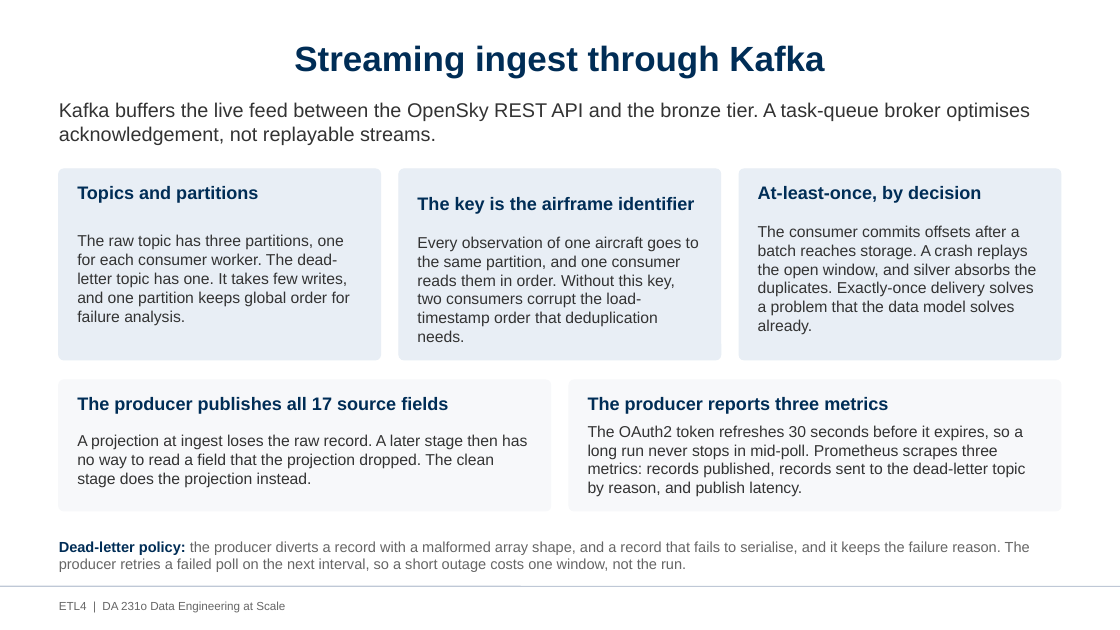
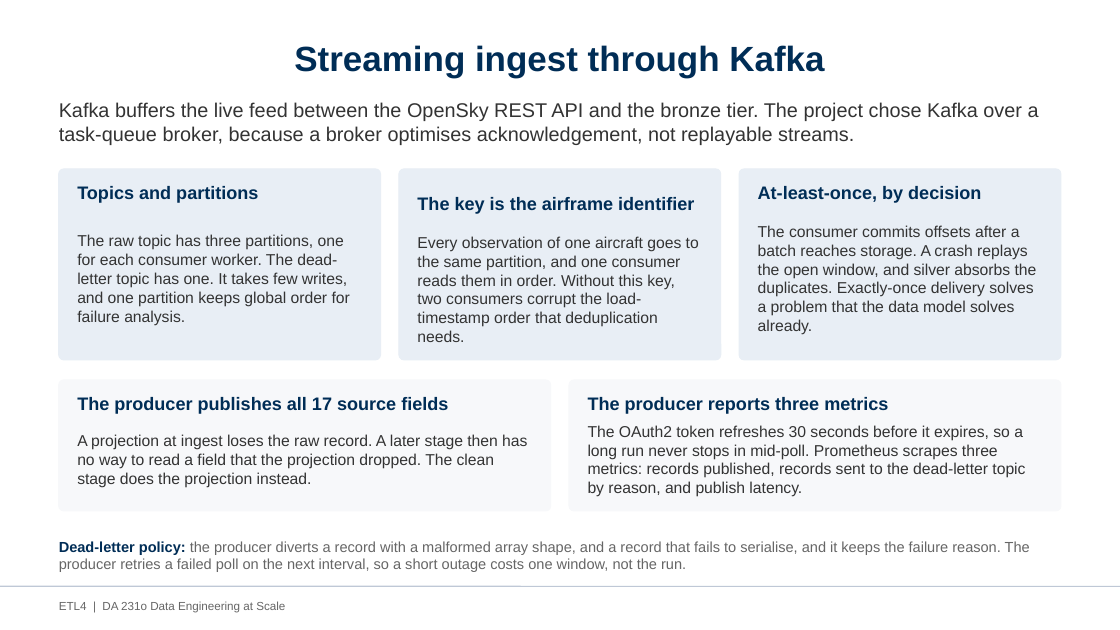
Before and after one commit to AvinashKompalli/Clean-Flight-Paths-from-Noisy-Aircraft-Data-at-Scale, a slide deck: slide 8 of etl4/docs/ETL4_Project_Presentation.pptx. Drawn at 1120x630 pixels with LibreOffice and Linux fonts; fonts in the diff are those of the drawing. Boxes give left, top, right and bottom in pixels: in the first picture for what was removed or moved away, otherwise in the second. Text is boxed around its words. In the diff, an @@ line names an element or a change of style, - is before the commit and + after.

Commit message:
docs(presentation): fix claims the STE rewrite broke, add verbs
The change from passive to active voice forced each sentence to name an
agent, and two of those agents were wrong. The number diff could not see
either fault, because no number changed.

The answer slide said the other two methods dominate kinematic
segmentation everywhere. The smoother does not: it is slower at N0 and
less accurate at N2. Only the baseline dominates at every profile.

The robustness row said the noise ladder injects duplicated records. It
injects jitter, 10 percent loss and 10 percent reordering, and the
reordering applies one permutation, so no profile adds a duplicate. The
row now names what the ladder does. Duplicates come from at-least-once
replay, which the Kafka slide already covers.

Four smaller corrections: the targets are measured, not met; the
smoother's throughput rises slightly rather than staying flat; the
baseline flight count is a range, 14,946 to 14,949, not 14,948; and a
completion marker records the last complete partition rather than
restarting the run.

Also gave a verb and a subject to the sentence fragments that STE rule
10 disallows, and restored the Kafka comparison the rewrite had dropped.

Automated checks: sentence length, passive voice, auxiliary and modal
forms, "-ing" use, marketing words, geometry, text fit, table fit,
placeholders, schema, and a token-level diff of every number. The
approved-dictionary and noun-cluster rules were checked by reading.

```diff
--- a/etl4/docs/ETL4_Project_Presentation.pptx
+++ b/etl4/docs/ETL4_Project_Presentation.pptx
@@ text at [59, 102, 1039, 145]: text changed @@
-Kafka buffers the live feed between the OpenSky REST API and the bronze tier. A task-queue broker optimises acknowledgement, not replayable streams.
+Kafka buffers the live feed between the OpenSky REST API and the bronze tier. The project chose Kafka over a task-queue broker, because a broker optimises acknowledgement, not replayable streams.
```
Also in this commit, not shown: 11 other slides changed, 1 other file.
